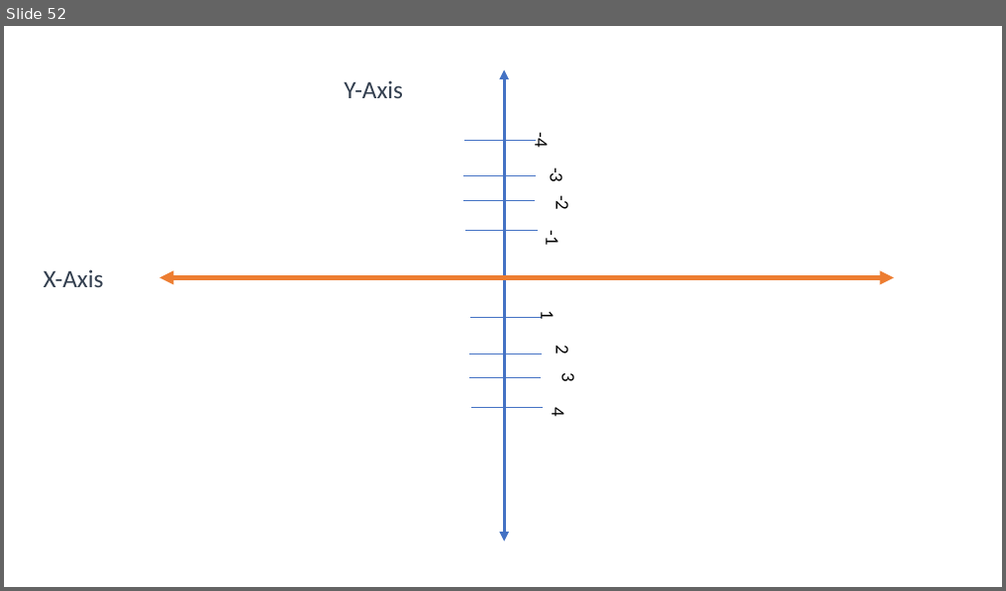
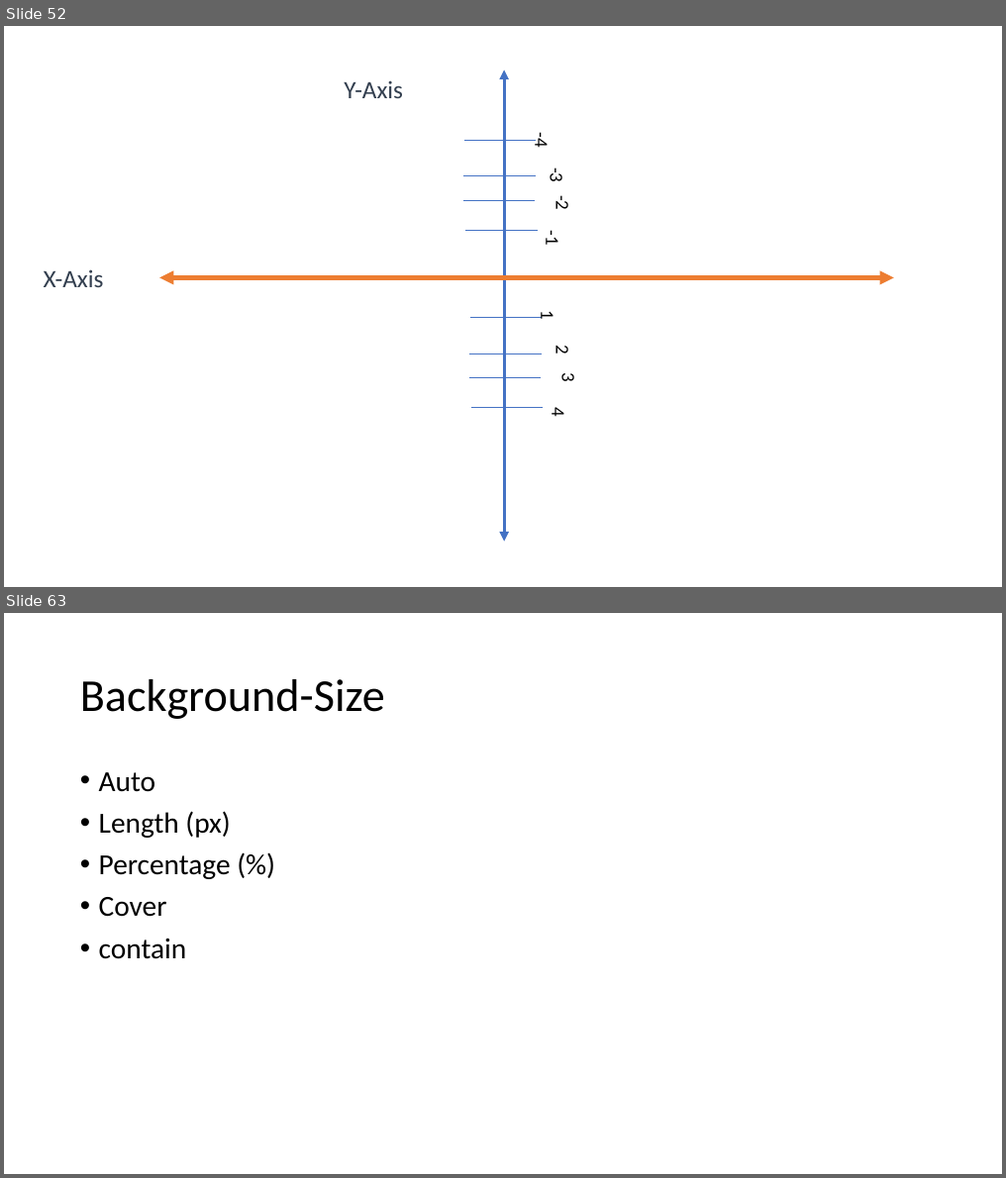
Before and after one commit to PiyushChaturvedii/Batch04, a slide deck: CSS.pptx. Shown one above the other, each under a label of ours: slide 52 before the commit, slides 52 and 63 after it; the slides between them are not shown. The pictures are 1006x591 and 1006x1178 pixels, drawn with LibreOffice and Linux fonts; fonts in the diff are those of the drawing. Boxes give left, top, right and bottom in pixels: in the first picture for what was removed or moved away, otherwise in the second. Text is boxed around its words. In the diff, an @@ line names an element or a change of style, - is before the commit and + after.

```diff
--- a/CSS.pptx
+++ b/CSS.pptx
@@ slide 63 added at (4,613,1002,1174), background #FFFFFF @@
@@ title added at (80,679,385,719), 44 pt, text #000000 @@
+Background-Size
@@ text added at (99,772,231,959), 28 pt, text #000000 @@
+• Auto
+• Length (px)
+• Percentage (%)
+• Cover
+• contain
```
Also in this commit, not shown: 12 other slides added, 9 other files.
